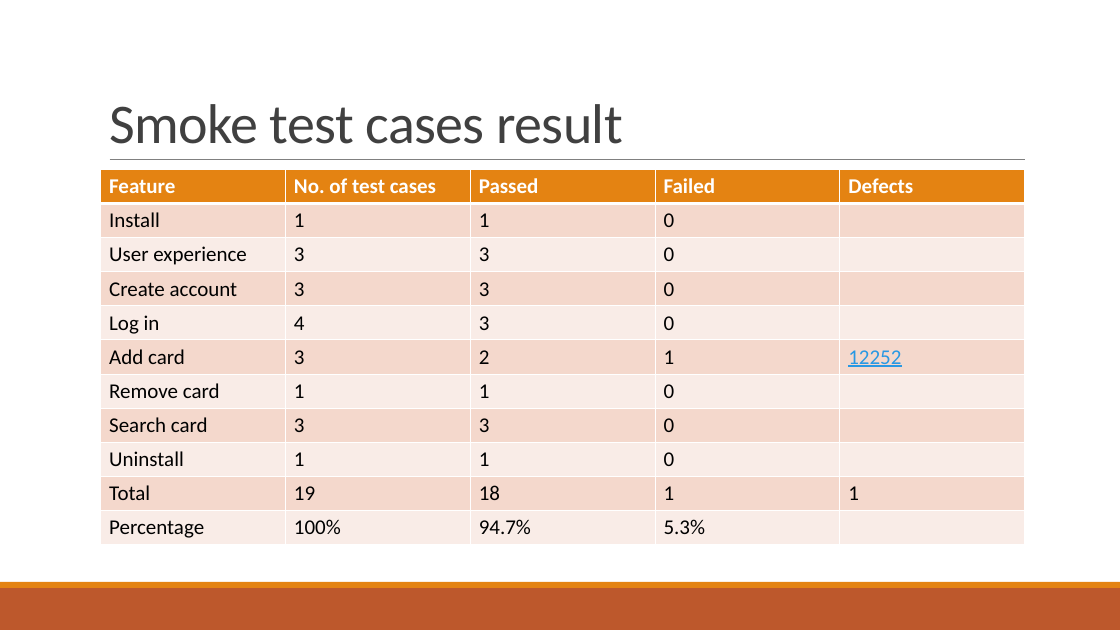
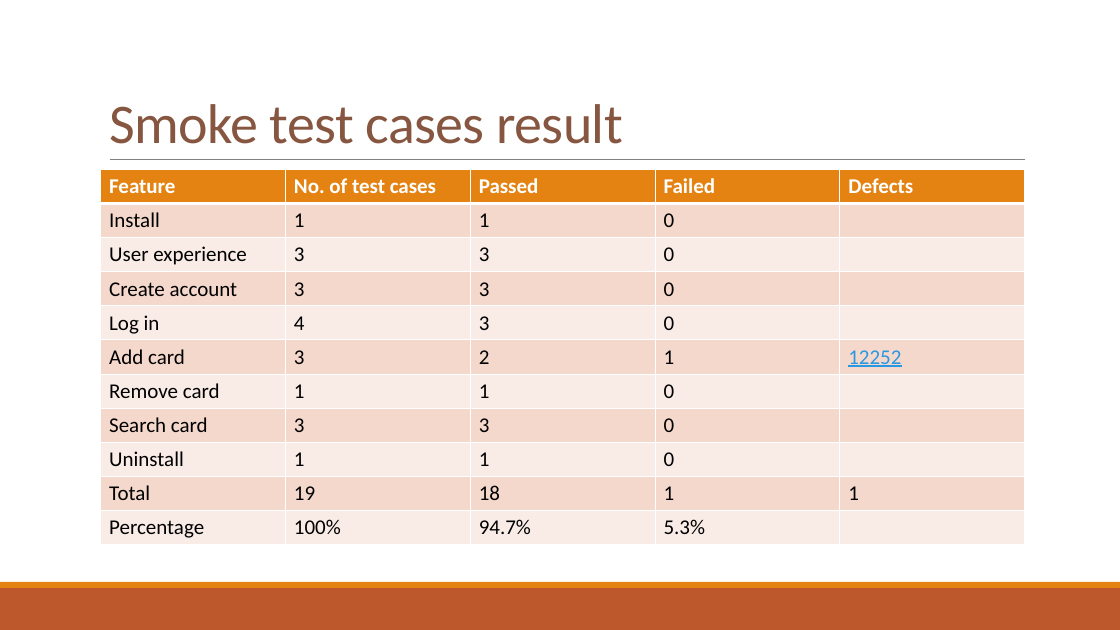
Before and after one commit to corinaradu/siit-testing, a slide deck: slide 8 of final-project/virtual-cards/virtual-cards.pptx. Drawn at 1120x630 pixels with LibreOffice and Linux fonts; fonts in the diff are those of the drawing. Boxes give left, top, right and bottom in pixels: in the first picture for what was removed or moved away, otherwise in the second. Text is boxed around its words. In the diff, an @@ line names an element or a change of style, - is before the commit and + after.

```diff
--- a/final-project/virtual-cards/virtual-cards.pptx
+++ b/final-project/virtual-cards/virtual-cards.pptx
@@ title "Smoke test cases result" at (109,104,623,144): text colour #404040 to #865640 @@
```
Also in this commit, not shown: 7 other slides changed, 4 other files.
